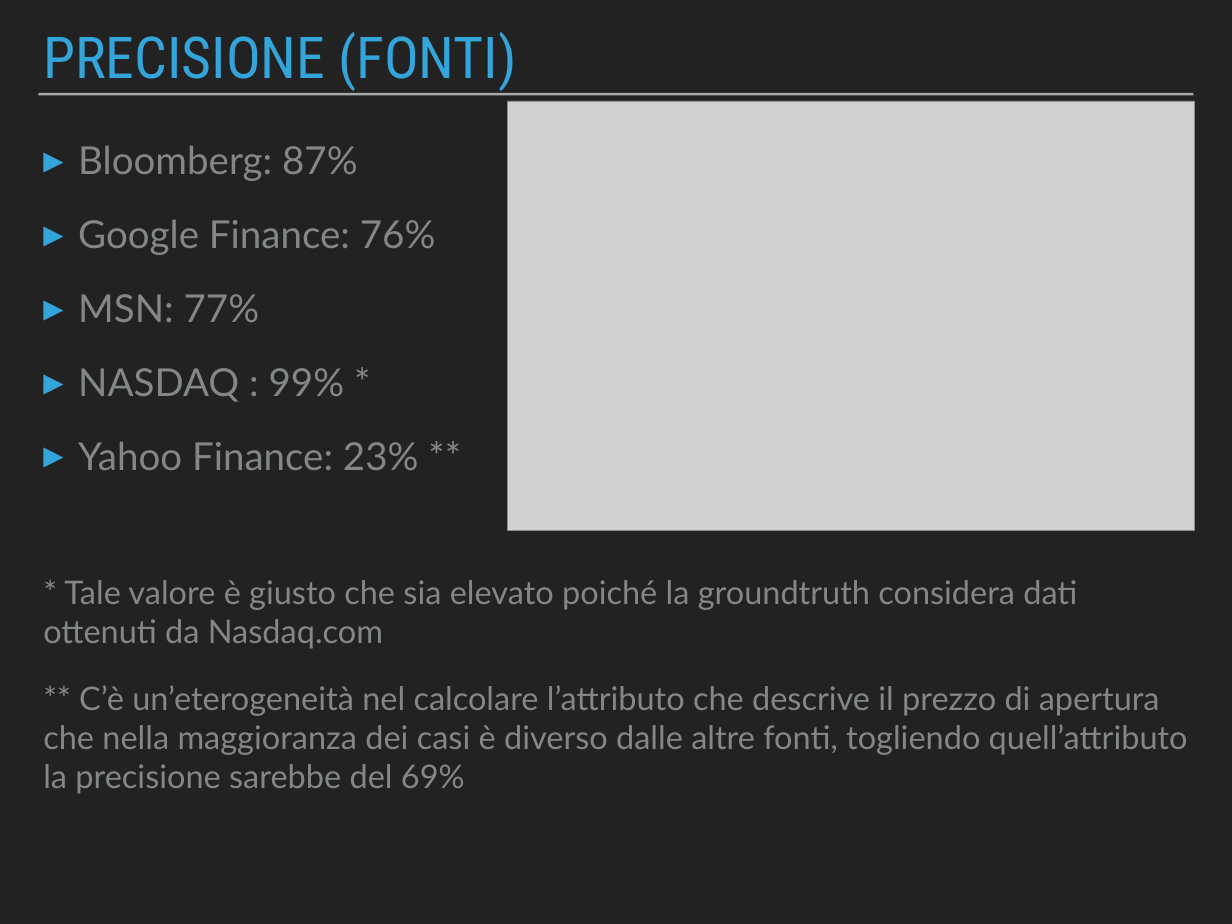
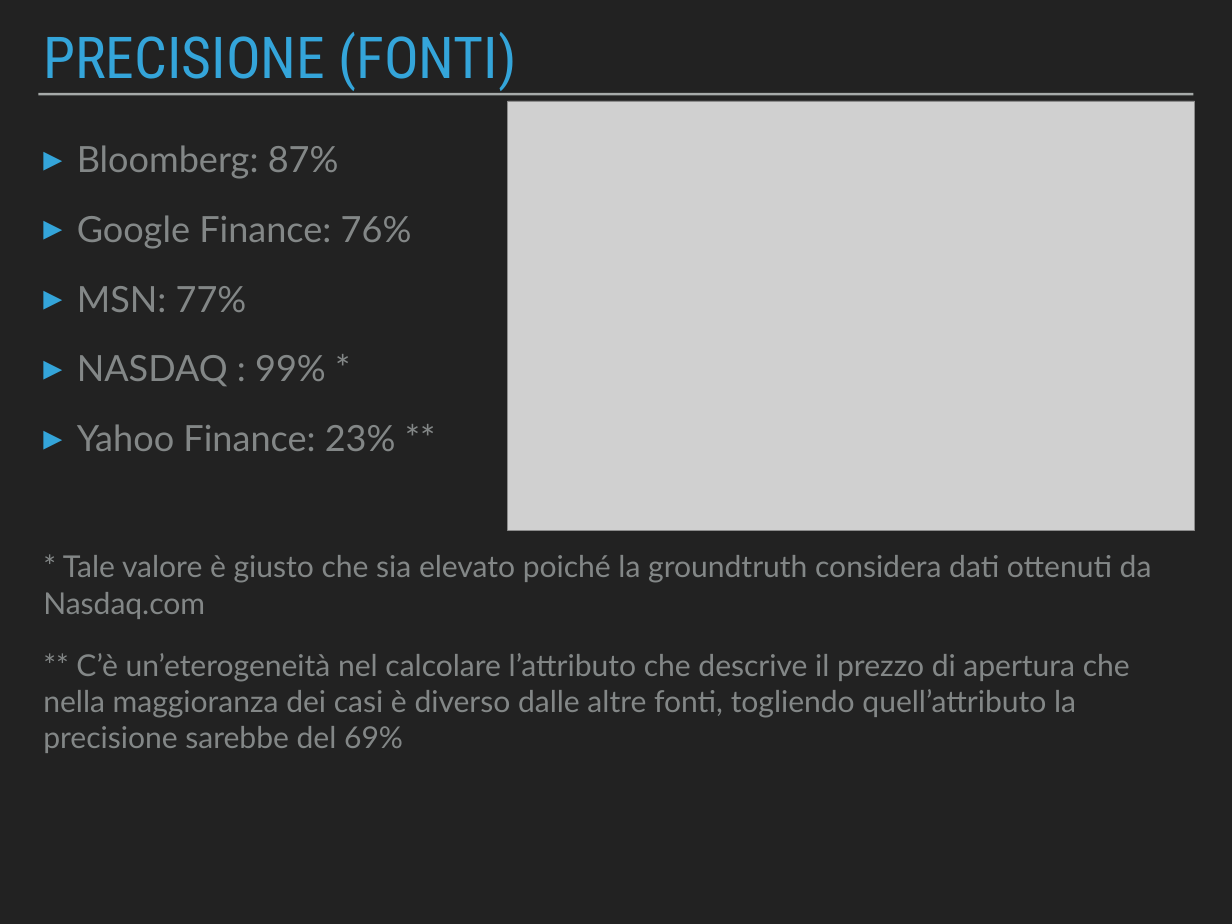
Before and after one commit to Beltra97/Unimib_ArchitettureDati, a slide deck: slide 16 of PresentazionePowerPoint.pptx. Drawn at 1232x924 pixels with LibreOffice and Linux fonts; fonts in the diff are those of the drawing; grey boxes stand for pictures. Boxes give left, top, right and bottom in pixels: in the first picture for what was removed or moved away, otherwise in the second. Text is boxed around its words. In the diff, an @@ line names an element or a change of style, - is before the commit and + after.

```diff
--- a/PresentazionePowerPoint.pptx
+++ b/PresentazionePowerPoint.pptx
@@ text "Bloomberg: 87%" at bbox=[43, 145, 1152, 753]: size 32 to 30 pt in "Bloomberg: 87%", "Google Finance: 76%", "MSN: 77%", "NASDAQ : 99% *" and 1 more places; size 27 to 25 pt in "* Tale valore è giusto che sia ...", "** C’è un’eterogeneità nel calcolare l’attributo che ..."; indent changed; less space between paragraphs @@
```
Also in this commit, not shown: 11 other slides changed, 2 other files.
